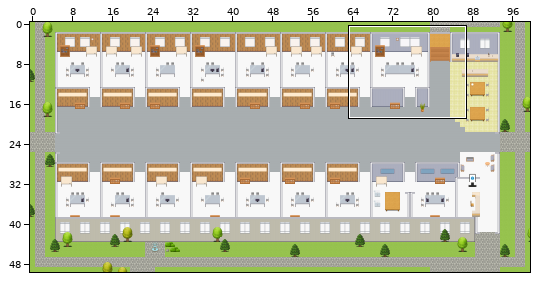
An edit to a level. Tiled map (JSON), maps/Employee-Platform.tmj. The first picture is a wide view before the edit; the outline marks the close-up.
Close-up. Before the edit:
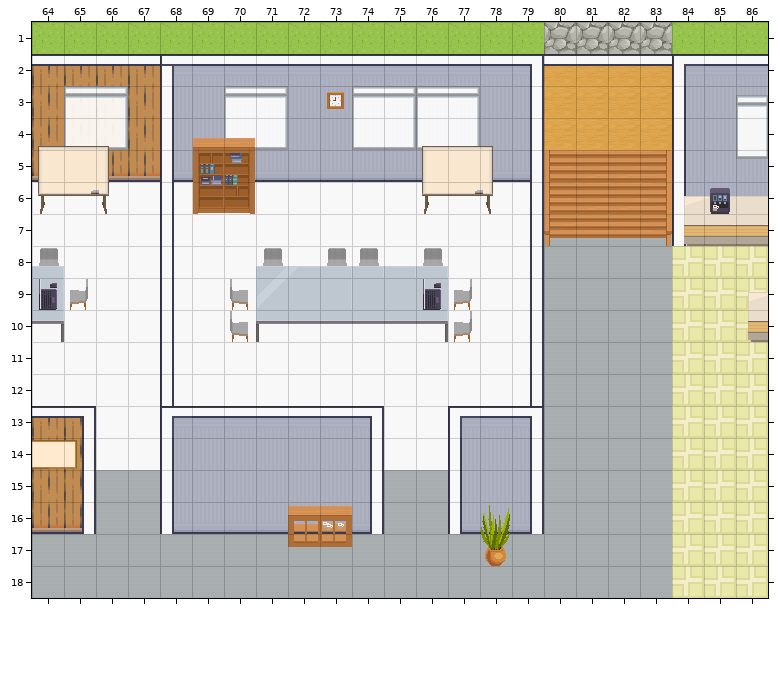
Cells are 32x32 px. Shown: x 64..86, y 1..18. The commit also changed other parts of the map, which this record leaves out.
Now the later version:
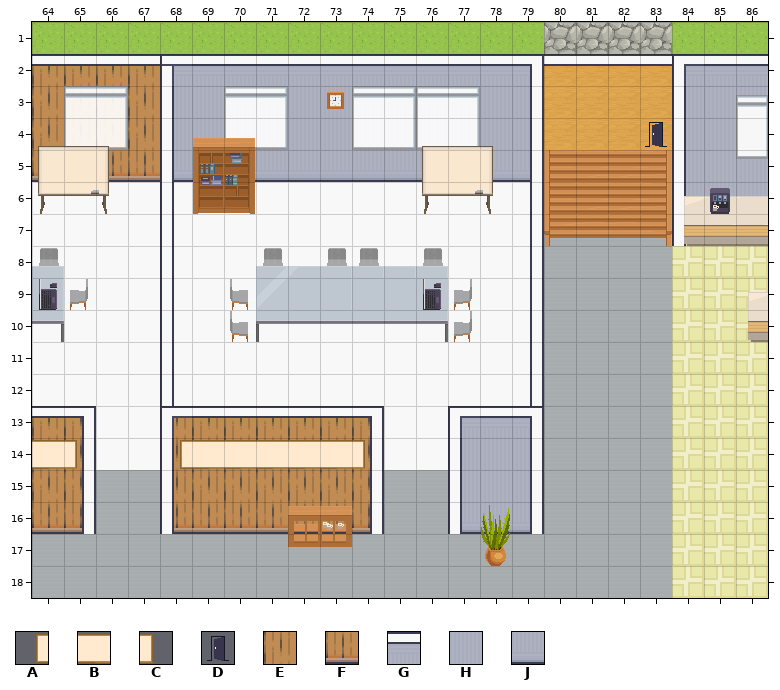
Key: from "Decoration": A 49, B 50, C 51; from "User_Zones": D 65; from "room2": E 192, F 205, G 290, H 294, J 307.
_ is an empty cell.
Change:
{"where": "layer \"back wall\""}
{"y":13,"x":68,"old":"GGGGGGG","new":"EEEEEEE"}
{"y":14,"x":68,"old":"HHHHHHH","new":"EEEEEEE"}
{"y":15,"x":68,"old":"HHHHHHH","new":"EEEEEEE"}
{"y":16,"x":68,"old":"JJJJJJJ","new":"FFFFFFF"}
{"where": "layer \"decor\""}
{"y":14,"x":68,"old":"_______","new":"ABBBBBC"}
{"where": "layer \"zones\""}
{"y":4,"x":83,"old":"_","new":"D"}
